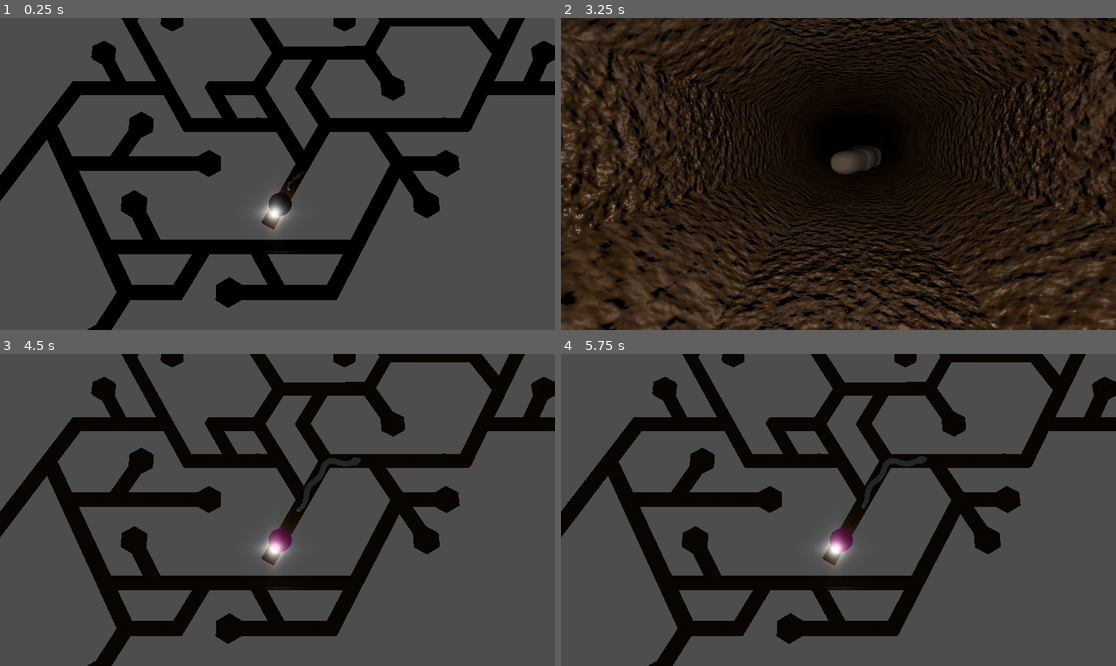
Above: before the commit, frames 1-4 (two rows, left to right).
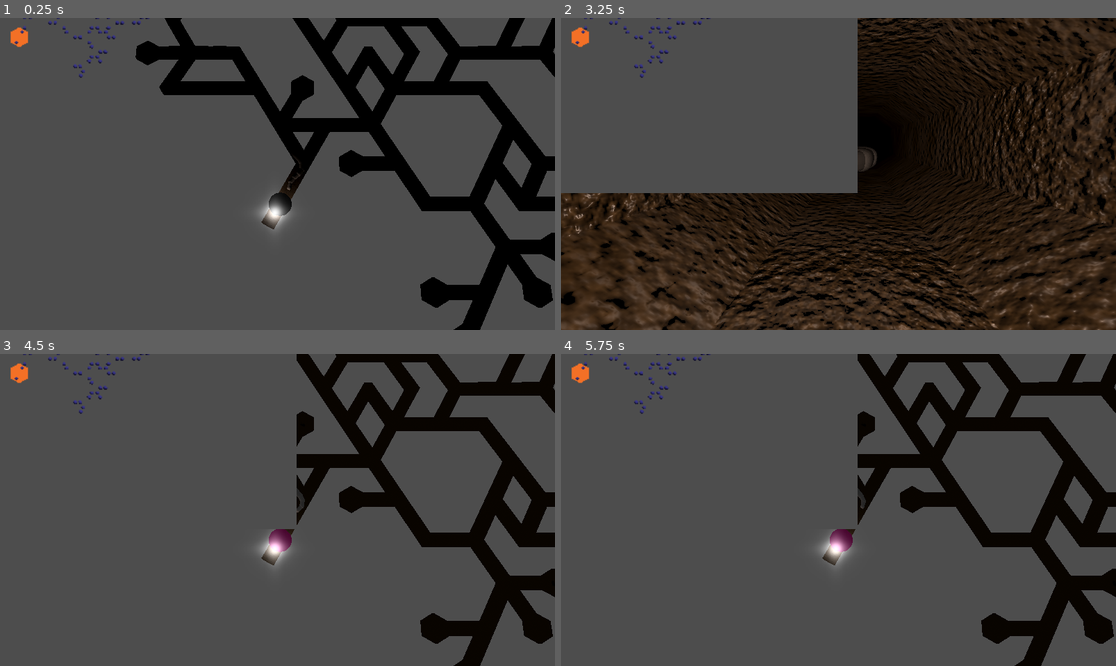
Above: after the commit, the same moments.

Repository: SamppuS/Rabbits_Requiem
Game: Godot game, scene res://tunnels.tscn
The game is run twice, just before and just after one commit, with the same random seed, the same clock (stepped at 60 frames per second) and the same inputs. Sound files missing from this copy of the repository are replaced by a short silence.
Inputs (mouse positions are in pixels of both pictures, inside the frame that each line leads up to):
- Up to frame 1 (0.25 s): no input
- Up to frame 2 (3.25 s): tap Enter at 0.5, 2 s; move the mouse to (960, 158) at 0.52 s; tap A (a) at 0.6 s; click (960, 158) at 0.67 s; tap D (d) at 0.8, 1.35 s; tap Space at 1.25, 2.75 s; move the mouse to (727, 189) at 1.27 s; click (727, 189) at 1.42 s; tap E (e) at 1.55, 2.1 s; move the mouse to (894, 105) at 2.02 s; click (894, 105) at 2.17 s; tap W (w) at 2.3, 2.85 s; move the mouse to (810, 236) at 2.77 s; click (810, 236) at 2.92 s; tap X (x) at 3.05 s
- Up to frame 3 (4.5 s): move the mouse to (444, 556) at 3.52 s; tap X (x) at 3.6 s; click (444, 556) at 3.67 s; tap Z (z) at 3.8, 4.35 s; tap Enter at 4.25 s; move the mouse to (111, 463) at 4.27 s; click (111, 463) at 4.42 s
- Up to frame 4 (5.75 s): tap A (a) at 4.55, 5.1 s; tap Space at 5 s; move the mouse to (866, 510) at 5.02 s; click (866, 510) at 5.17 s; tap D (d) at 5.3 s

The runs differ from the first frame. In frame 1, 30% of the frame differs, in the area x 0-100%, y 0-100%; in frame 2, 30%; in frame 3, 30%; in frame 4, 30%.

Commit message:
merge

Diff:
--- a/rabbits_requiem/levels/minimap.gd
+++ b/rabbits_requiem/levels/minimap.gd
@@ -11,7 +11,7 @@
 @export var traffic_limit: int = 20 # controls how densely caves are generated (around 20 seems good!!!)
 
 @export var min_dead_ends: int = 20 # this is to allow for more babi spawns
-@export var min_loops: int = 11 #20 # this is to allow for more babi spawns
+@export var min_loops: int = 14 #20 # this is to allow for more babi spawns
 
 # Varying the ratio between cave_depth and average_tile_count leads to differently shaped caves!
 # Examples:
--- a/rabbits_requiem/tunnels.tscn
+++ b/rabbits_requiem/tunnels.tscn
@@ -70,29 +70,34 @@
 [node name="Snake" parent="." instance=ExtResource("8_di8tg")]
 
 [node name="Control" type="Control" parent="."]
-visible = false
 layout_mode = 3
-anchors_preset = 15
-anchor_right = 1.0
-anchor_bottom = 1.0
+anchors_preset = 8
+anchor_left = 0.5
+anchor_top = 0.5
+anchor_right = 0.5
+anchor_bottom = 0.5
 grow_horizontal = 2
 grow_vertical = 2
 scale = Vector2(2, 2)
 
-[node name="SubViewportContainer" type="SubViewportContainer" parent="Control"]
-visible = false
-layout_mode = 0
-offset_right = 780.0
-offset_bottom = 646.0
-stretch = true
+[node name="CenterContainer" type="CenterContainer" parent="Control"]
+layout_mode = 1
+anchors_preset = 15
+anchor_right = 1.0
+anchor_bottom = 1.0
+offset_right = -536.0
+offset_bottom = -284.0
 
-[node name="SubViewport" type="SubViewport" parent="Control/SubViewportContainer"]
+[node name="SubViewportContainer" type="SubViewportContainer" parent="Control/CenterContainer"]
+layout_mode = 2
+
+[node name="SubViewport" type="SubViewport" parent="Control/CenterContainer/SubViewportContainer"]
 own_world_3d = true
 handle_input_locally = false
-size = Vector2i(780, 646)
-render_target_update_mode = 0
+size = Vector2i(576, 324)
+render_target_update_mode = 4
 
-[node name="Minimap" parent="Control/SubViewportContainer/SubViewport" instance=ExtResource("2_ah540")]
+[node name="Minimap" parent="Control/CenterContainer/SubViewportContainer/SubViewport" instance=ExtResource("2_ah540")]
 
 [node name="DirectionalLight3D" type="DirectionalLight3D" parent="."]
 transform = Transform3D(1, 0, 0, 0, -4.37114e-08, 1, 0, -1, -4.37114e-08, 0, 0, 0)
@@ -107,5 +112,5 @@
 
 [connection signal="snake_moved" from="Snake" to="." method="_on_snake_snake_moved"]
 [connection signal="snaking_complete" from="Snake" to="." method="_on_snake_snaking_complete"]
-[connection signal="send_grid" from="Control/SubViewportContainer/SubViewport/Minimap" to="." method="_on_minimap_send_grid"]
-[connection signal="send_grid" from="Control/SubViewportContainer/SubViewport/Minimap" to="Snake" method="_on_minimap_send_grid"]
+[connection signal="send_grid" from="Control/CenterContainer/SubViewportContainer/SubViewport/Minimap" to="." method="_on_minimap_send_grid"]
+[connection signal="send_grid" from="Control/CenterContainer/SubViewportContainer/SubViewport/Minimap" to="Snake" method="_on_minimap_send_grid"]
Not shown: 1 places in rabbits_requiem/tunnels.tscn that only renumber resources
